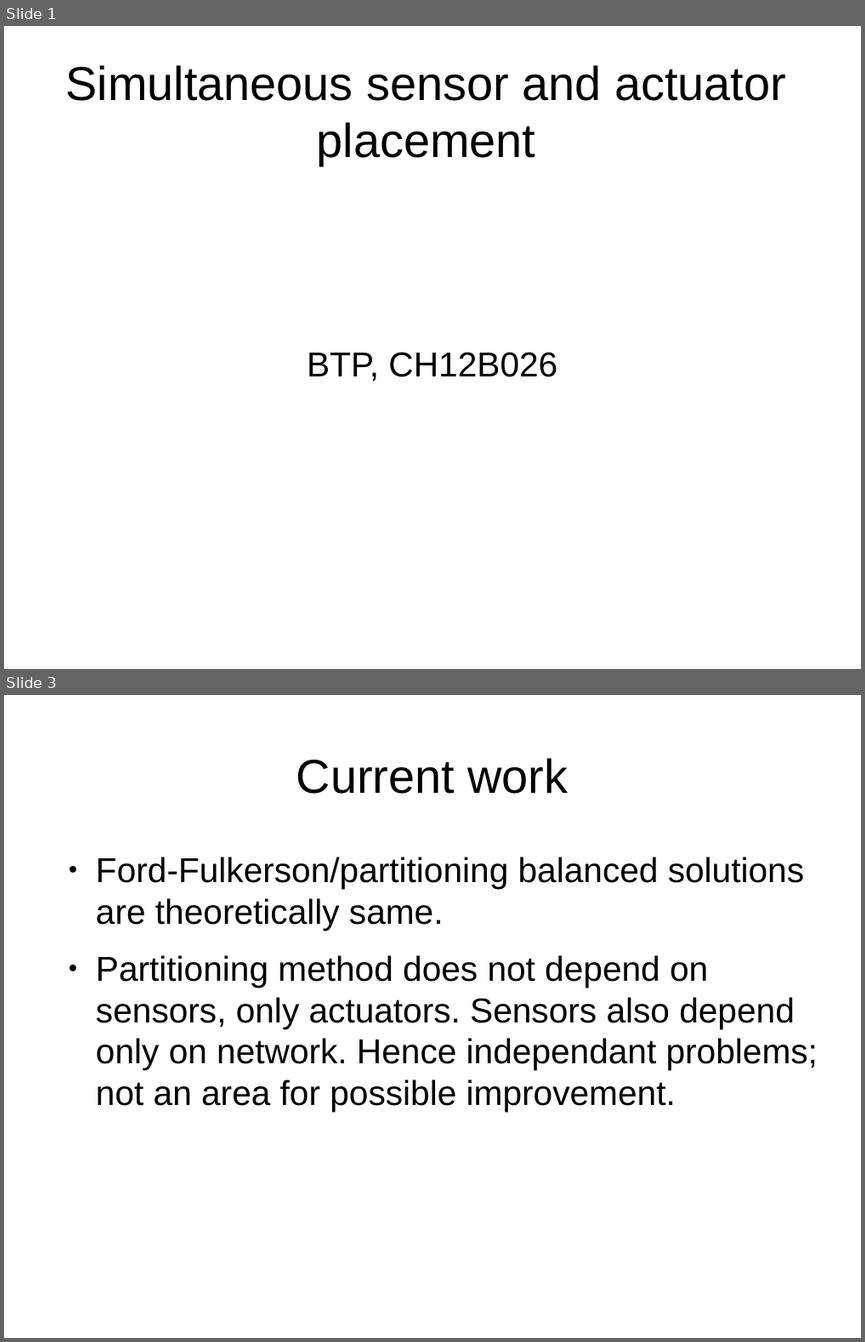
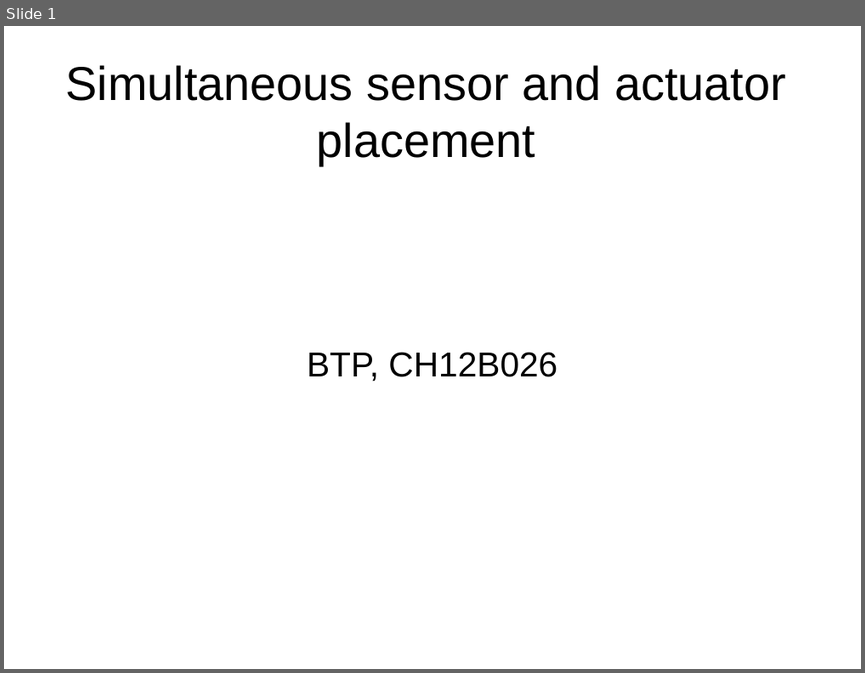
Before and after one commit to Johnny328/WDN-contaminant-simultaneous, a slide deck: simultaneousSensorAndActuator.odp. Shown one above the other, each under a label of ours: slides 1 and 3 before the commit, slide 1 after it; the slides between them are not shown. The pictures are 865x1342 and 865x673 pixels, drawn with LibreOffice and Linux fonts; fonts in the diff are those of the drawing. Boxes give left, top, right and bottom in pixels: in the first picture for what was removed or moved away, otherwise in the second. Text is boxed around its words. In the diff, an @@ line names an element or a change of style, - is before the commit and + after.

```diff
--- a/simultaneousSensorAndActuator.odp
+++ b/simultaneousSensorAndActuator.odp
@@ slide 3 removed at box(4, 695, 861, 1338), background #FFFFFF @@
@@ title removed at box(296, 758, 568, 794) @@
-Current work
@@ text removed at box(96, 857, 817, 1111) @@
-● Ford-Fulkerson/partitioning balanced solutions are theoretically same.
-● Partitioning method does not depend on sensors, only actuators. Sensors also depend only on network. Hence independant problems; not an area for possible improvement.
```
Also in this commit, not shown: 2 slides changed, 2 slides added, 1 other file.
